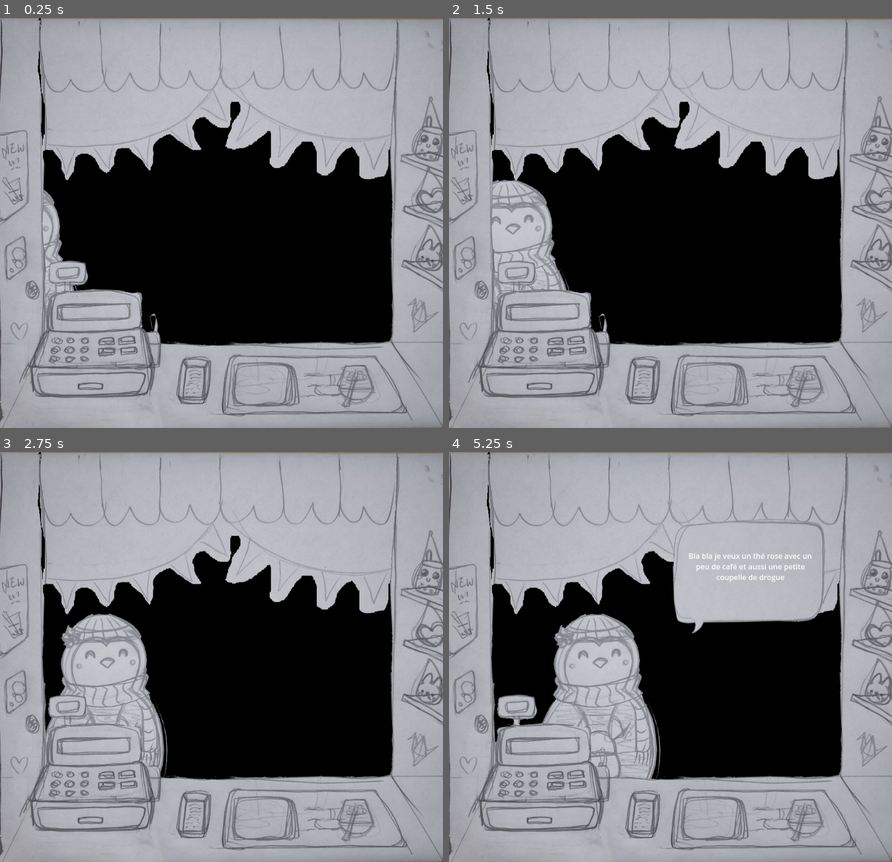
Above: before the commit, frames 1-4 (two rows, left to right).
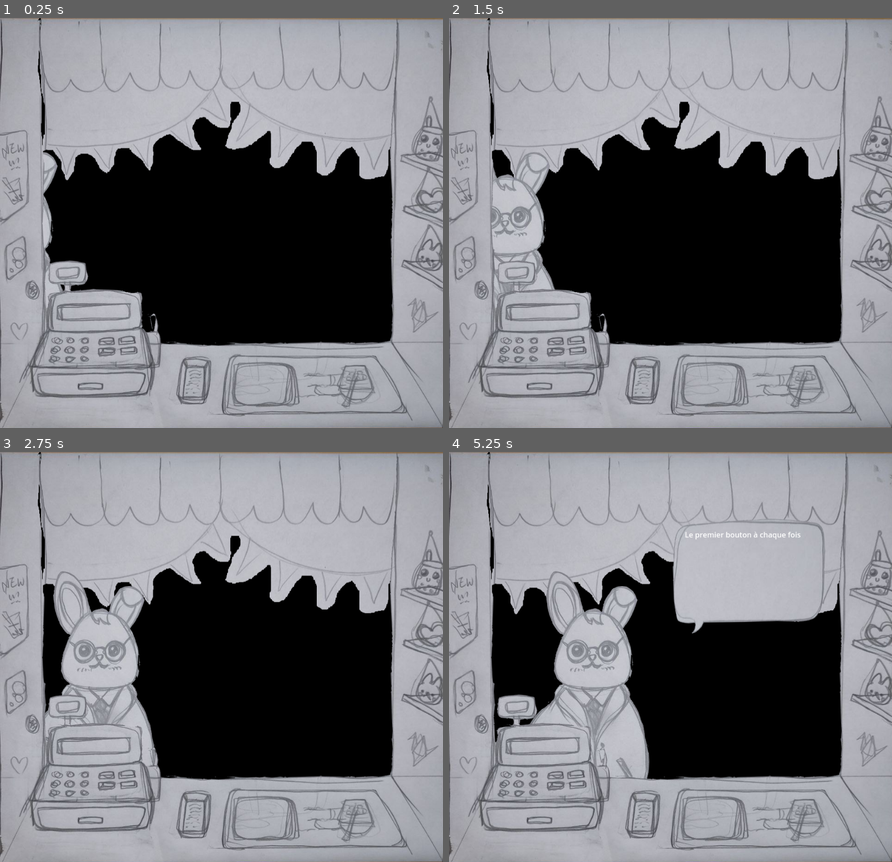
Above: after the commit, the same moments.

Repository: serrureriehurluberlesque/GGJ2025
Game: Godot game, scene res://scenes/tearoom.tscn
Two runs of this game, one before a commit and one after it. Both use one fixed random seed, a clock stepped at 60 frames per second and the inputs below. The engine's default icon, where the game draws it, is replaced by a stand-in: a white triangle on a blue panel in a dark square.
Inputs:
- Up to frame 1 (0.25 s): no input
- Up to frame 2 (1.5 s): no input
- Up to frame 3 (2.75 s): no input
- Up to frame 4 (5.25 s): tap Enter at 5 s

The runs differ from the first frame. In frame 1, 0.7% of the frame differs, in the area x 9-18%, y 32-71%; in frame 2, 2.1%; in frame 3, 3.9%; in frame 4, 5.1%, in the area x 18-82%, y 19-80%.

Commit message:
added prompt json

Diff:
--- /dev/null
+++ b/assets/prompt.json
@@ -0,0 +1,5 @@
+[
+    {"prompt_text": "Le premier bouton à chaque fois", "duration_prompt": 5, "toppings":["green1", "green4", "green10"], "dificulty": 1},
+    {"prompt_text": "Bla bla je veux un thé rose avec un peu de café et aussi une petite coupelle de drogue", "duration_prompt": 8, "toppings":["green4", "green5", "green6"], "dificulty": 2},
+    {"prompt_text": "Le jeu", "duration_prompt": 10, "toppings":["green7", "green8", "green9"], "dificulty": 3},
+]
--- a/scenes/tearoom.gd
+++ b/scenes/tearoom.gd
@@ -4,19 +4,23 @@
 var tea
 var toppings_list = {}
 
+var prompts = []
 var p
+var c
 var i
-var c
 
 # Called when the node enters the scene tree for the first time.
 func _ready() -> void:
 	load_toppings()
+	load_prompt()
 
 	main_scn = load("res://scenes/main.tscn")
 
 	tea = main_scn.instantiate()
 	add_child(tea)
 	tea.connect("finished", next)
+
+	c = randi() % 3 + 1
 
 	new_tapioc()
 
@@ -26,30 +30,41 @@
 	var json_as_dict = JSON.parse_string(json_as_text)
 	toppings_list = json_as_dict
 
+func load_prompt():
+	var file = "res://assets/prompt.json"
+	var json_as_text = FileAccess.get_file_as_string(file)
+	var json_as_dict = JSON.parse_string(json_as_text)
+	prompts = json_as_dict
+	for pr in prompts:
+		for t in pr["toppings"]:
+			var isok = false
+			for tls in toppings_list:
+				for tl in tls:
+					isok = isok or t == tl["key"]
+			if not isok:
+				print("missing toppings for prompt")
+				print(pr)
+
 # Called every frame. 'delta' is the elapsed time since the previous frame.
 func _process(delta: float) -> void:
 	pass
 
 func new_tapioc():
 	p = choose_prompt()
-	i = compute_ingredient(p)
-	c = "client_1"
-	tea.init_n_start(toppings_list, compute_ingredient(p), p, c)
+	c = next_client()
+	tea.init_n_start(toppings_list, p["toppings"], p["prompt_text"], "client_" + str(c))
+
+func next_client():
+	var tmp = (c + 1) % 3
+	if tmp == 0:
+		tmp = 3
+	return tmp
 
 func redo_tapioc():
-	tea.init_n_start(toppings_list, compute_ingredient(p), p, c)
+	tea.init_n_start(toppings_list, p["toppings"], p["prompt_text"], "client_" + str(c))
 
 func choose_prompt():
-	return "
-
-[center]Bla bla je veux un thé rose avec un peu de café et aussi une petite coupelle de drogue[/center]
-"
-
-func compute_ingredient(p):
-	var i = []
-	for ts in toppings_list:
-		i.append(ts[0])
-	return i
+	return prompts.pop_front()
 
 func next(hanamaru):
 	if hanamaru:
